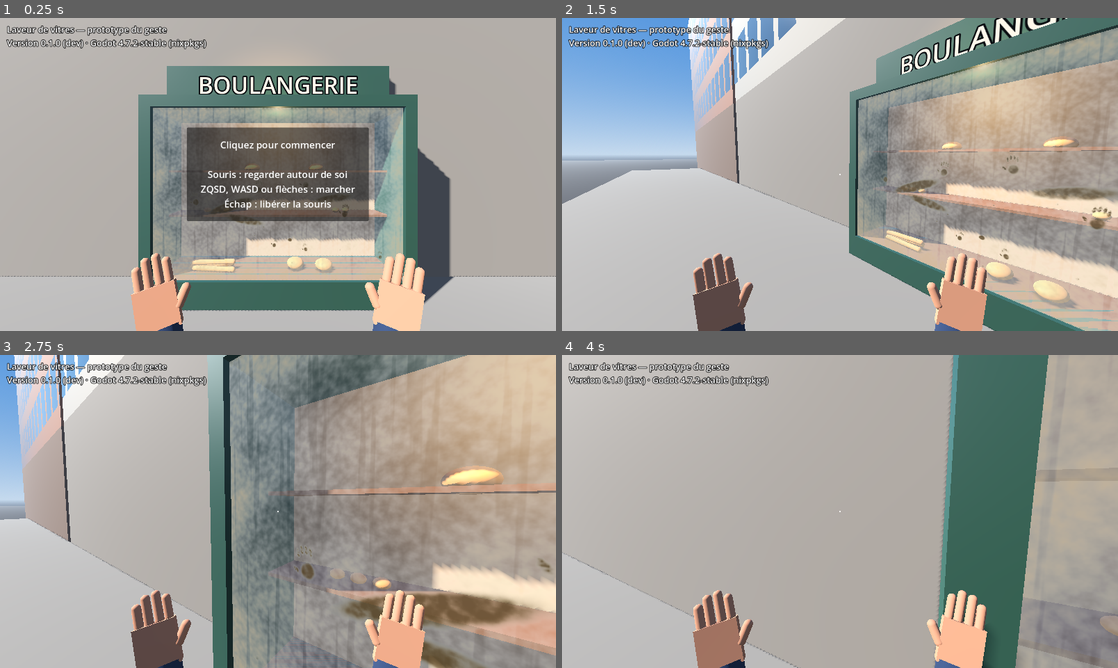
Above: before the commit, frames 1-4 (two rows, left to right).
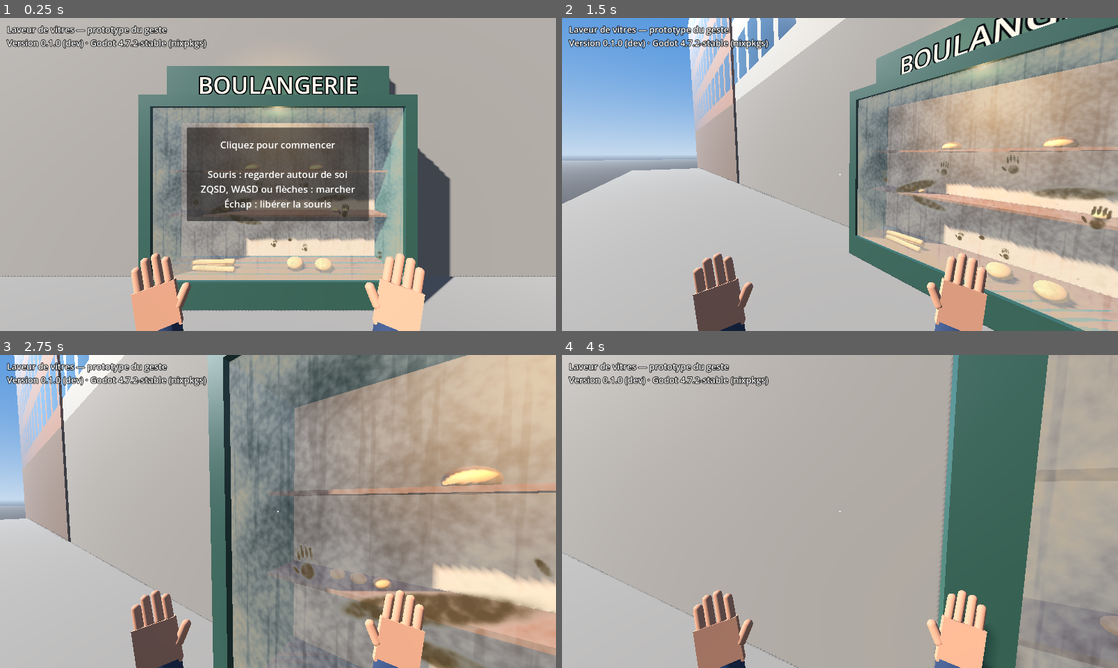
Above: after the commit, the same moments.

Repository: olivier-lapabe/laveur-de-vitres
Game: Godot game, scene res://scenes/main.tscn
Two runs of this game, one before a commit and one after it. Both use one fixed random seed, a clock stepped at 60 frames per second and the inputs below.
Inputs (mouse positions are in pixels of both pictures, inside the frame that each line leads up to):
- Up to frame 1 (0.25 s): no input
- Up to frame 2 (1.5 s): tap Enter at 0.5 s; move the mouse to (962, 158) at 0.52 s; hold D (move_right) 0.53-1.28 s; click (962, 158) at 0.67 s; move the mouse to (812, 174) at 1.27 s; hold W (move_forward) from 1.28 s (still down)
- Up to frame 3 (2.75 s): keep holding W (move_forward); move the mouse to (289, 505) at 2.02 s
- Up to frame 4 (4 s): keep holding W (move_forward); move the mouse to (834, 517) at 2.77 s; move the mouse to (878, 514) at 3.52 s

The runs differ from the first frame. In frame 1, less than 0.1% of the frame differs, in the area x 46-69%, y 51-77%; in frame 2, 0.1%, in the area x 57-99%, y 43-77%; in frame 3, 0.1%; in frame 4, nothing differs.

Commit message:
Draw handprints as joined hands instead of paw-like dots (LAV-3)
Co-Authored-By: Claude Opus 5.5 <noreply@anthropic.com>
Claude-Session: https://claude.ai/code/session_01Sd22mVGkXnCtooSqEAJWZd

Diff:
--- a/scripts/dirty_glass.gd
+++ b/scripts/dirty_glass.gd
@@ -72,14 +72,19 @@
 
 func _handprint(center: Vector2, size: float, angle_degrees: float, strength: float) -> void:
 	var angle := deg_to_rad(angle_degrees)
-	_smear(center, Vector2(0.045, 0.052) * size, angle_degrees, strength * 0.8)
+	_smear(center, Vector2(0.048, 0.055) * size, angle_degrees, strength * 0.8)
+	# Fingers start inside the palm so the print reads as one hand; only the
+	# fingertips, pressed hardest, show the ridges of a fingerprint.
 	var fingers: Array[Vector2] = [
-		Vector2(-0.032, 0.085), Vector2(-0.011, 0.097), Vector2(0.011, 0.094), Vector2(0.031, 0.08),
+		Vector2(-0.033, 0.075), Vector2(-0.011, 0.085), Vector2(0.011, 0.082), Vector2(0.032, 0.07),
 	]
 	for finger in fingers:
-		_smear(center + (finger * size).rotated(angle), Vector2(0.0105, 0.03) * size, angle_degrees, strength, true)
-	var thumb := Vector2(-0.058, 0.012)
-	_smear(center + (thumb * size).rotated(angle), Vector2(0.012, 0.028) * size, angle_degrees + 35.0, strength, true)
+		var finger_center := center + (finger * size).rotated(angle)
+		_smear(finger_center, Vector2(0.012, 0.038) * size, angle_degrees, strength * 0.85)
+		var tip := center + ((finger + Vector2(0.0, 0.028)) * size).rotated(angle)
+		_smear(tip, Vector2(0.011, 0.013) * size, angle_degrees, strength, true)
+	var thumb := Vector2(-0.06, 0.008)
+	_smear(center + (thumb * size).rotated(angle), Vector2(0.013, 0.034) * size, angle_degrees + 35.0, strength * 0.85)
 
 
 ## Adds an elliptic mark. Ridged marks get the rings of a fingerprint.
